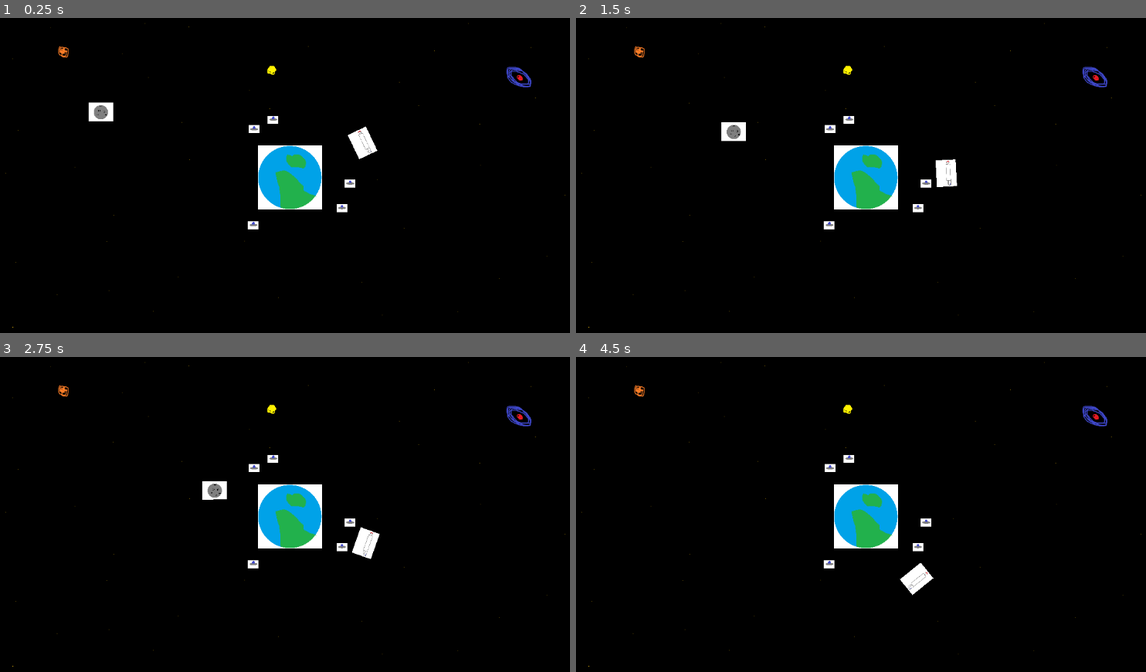
Above: before the commit, frames 1-4 (two rows, left to right).
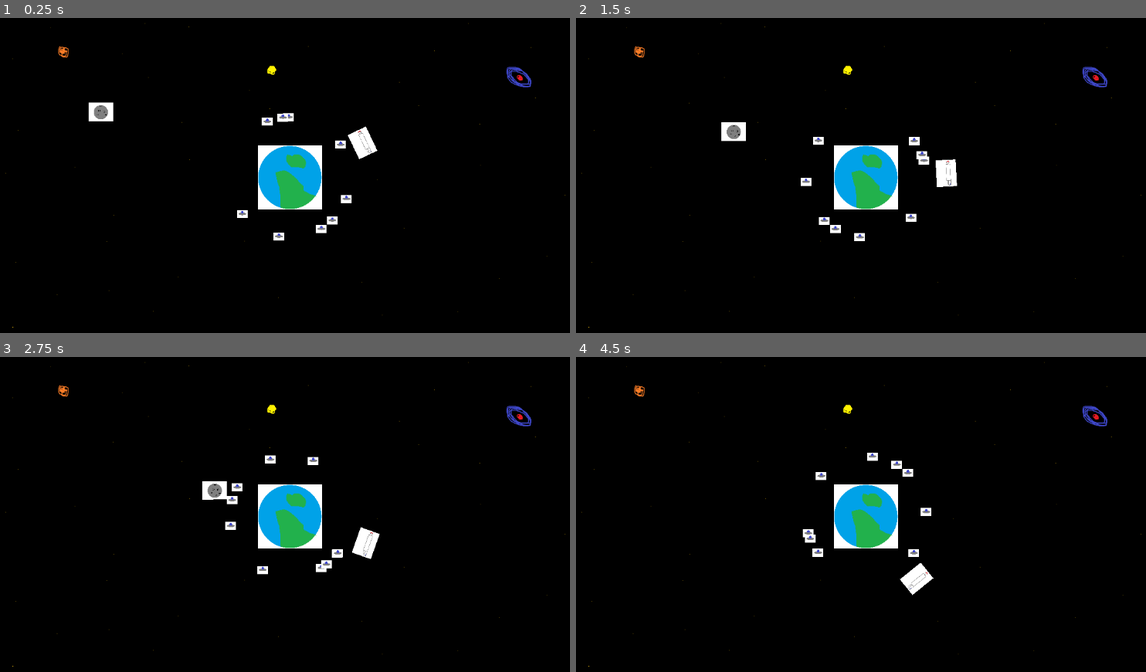
Above: after the commit, the same moments.

Repository: Swimnato/BYU-Game-Jam-2024
Game: Godot game, scene res://scenes/Main Scene.tscn
Same seed, same stepped clock (60 frames per second), same inputs: the game is played once before the commit and once after it.
Inputs (mouse positions are in pixels of both pictures, inside the frame that each line leads up to):
- Up to frame 1 (0.25 s): no input
- Up to frame 2 (1.5 s): move the mouse to (1003, 159) at 0.52 s; click (1003, 159) at 0.67 s; move the mouse to (741, 194) at 1.27 s; click (741, 194) at 1.42 s
- Up to frame 3 (2.75 s): move the mouse to (353, 438) at 2.02 s; click (353, 438) at 2.17 s
- Up to frame 4 (4.5 s): move the mouse to (832, 586) at 2.77 s; click (832, 586) at 2.92 s; move the mouse to (1049, 568) at 3.52 s; click (1049, 568) at 3.67 s; move the mouse to (678, 464) at 4.27 s; click (678, 464) at 4.42 s

The runs differ from the first frame. In frame 1, 0.7% of the frame differs, in the area x 41-63%, y 30-71%; in frame 2, 0.7%; in frame 3, 0.7%; in frame 4, 0.7%, in the area x 39-63%, y 30-68%.

Commit message:
add drone orbits and instruction states

Diff:
--- a/game-jam-2024/scenes/Main Scene.tscn
+++ b/game-jam-2024/scenes/Main Scene.tscn
@@ -50,3 +50,4 @@
 
 [node name="droneController" type="Node2D" parent="."]
 script = ExtResource("11_dnc7g")
+starting_drone_count = 10
--- a/game-jam-2024/scripts/scr_drone.gd
+++ b/game-jam-2024/scripts/scr_drone.gd
@@ -3,11 +3,32 @@
 enum states { ORBIT_UPPER, ORBIT_LOWER, ATTACK, COLLECT, SENTRY }
 var current_state = states.ORBIT_LOWER
 
+@onready var controller = $".."
+@onready var lower_orbit_radius = controller.lower_orbit_radius
+@onready var upper_orbit_radius = controller.upper_orbit_radius
+
+@export var orbit_speed = 1
+@export var attack_speed = 5
+
+var orbit_angle = 0
+
 # Called when the node enters the scene tree for the first time.
 func _ready() -> void:
 	pass # Replace with function body.
 
-
 # Called every frame. 'delta' is the elapsed time since the previous frame.
 func _process(delta: float) -> void:
-	pass
+	match current_state:
+		states.ORBIT_LOWER:
+			move_orbit(lower_orbit_radius, delta)
+		states.ORBIT_UPPER:
+			move_orbit(upper_orbit_radius, delta)
+
+func move_orbit(orbit_ring: float, delta) -> void:
+	orbit_angle += orbit_speed * delta * 60
+	position = orbit_position(orbit_angle, orbit_ring)
+
+func orbit_position(theta: float, radius: float) -> Vector2:
+	var x =  sin(deg_to_rad(theta)) * radius
+	var y = -cos(deg_to_rad(theta)) * radius
+	return Vector2(x, y)
--- a/game-jam-2024/scripts/scr_drone_controller.gd
+++ b/game-jam-2024/scripts/scr_drone_controller.gd
@@ -1,6 +1,6 @@
 extends Node2D
 
-var drones: Array[PackedScene]
+var drones: Array
 @export var starting_drone_count = 5
 @onready var scn_drone = preload("res://scenes/scn_drone.tscn")
 @onready var scene_background = $".."
@@ -21,11 +21,8 @@
 
 func create_drone() -> void:
 	var drone = scn_drone.instantiate()
-	drone.position = orbit_position(rng.randf() * 360, lower_orbit_radius)#scene_background.nativeResolution / 2
+	var angle = rng.randf() * 360
+	drone.position = drone.orbit_position(angle, lower_orbit_radius)#scene_background.nativeResolution / 2
+	drone.orbit_angle = angle
 	drones.append(drone)
 	add_child(drone)
-
-func orbit_position(theta: float, radius: float) -> Vector2:
-	var x = sin(theta/180.0 * PI) * radius
-	var y = -cos(theta/180.0 * PI) * radius
-	return Vector2(x, y)
